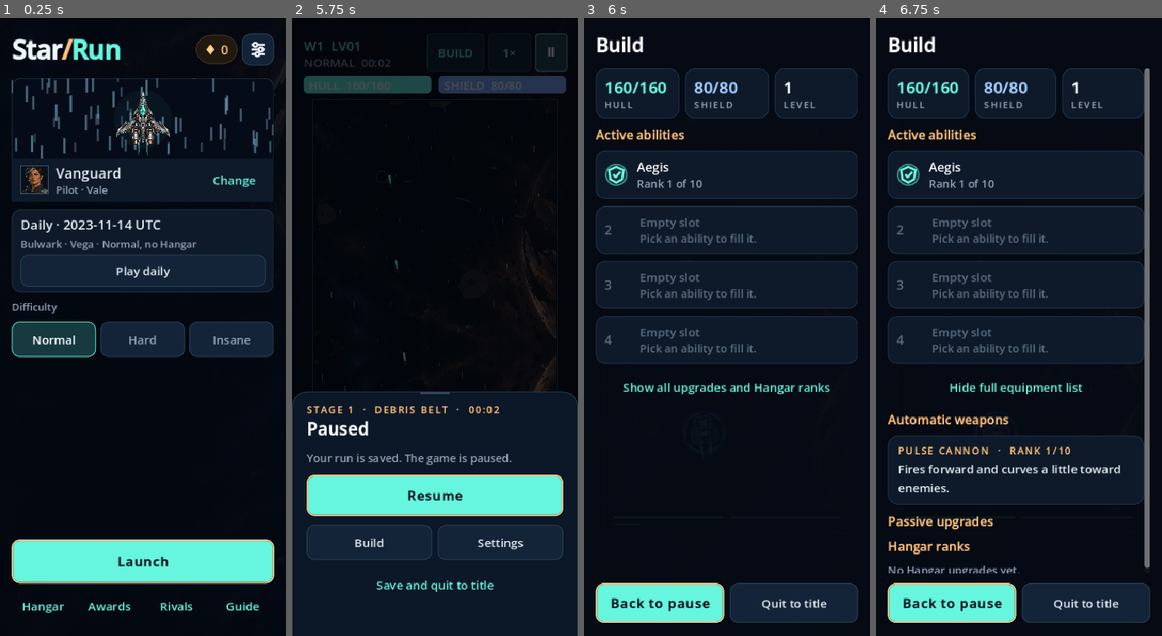
Above: before the commit, frames 1-4 (left to right).
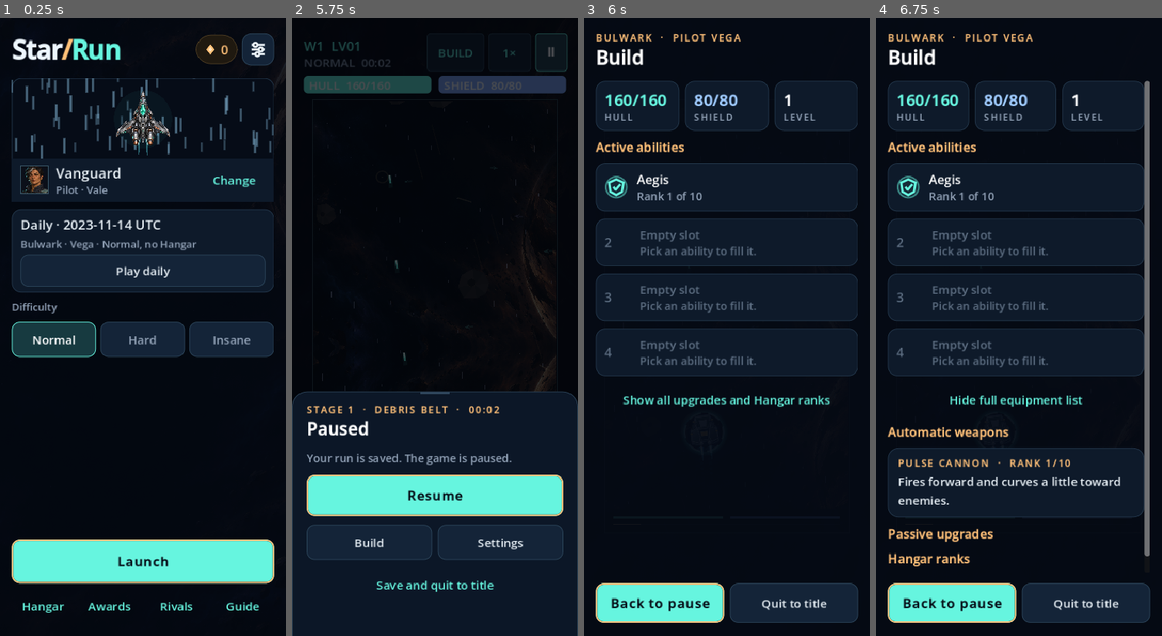
Above: after the commit, the same moments.

Repository: killjoy00/StarRun
Game: Godot game, scene res://scenes/main.tscn
Same seed, same stepped clock (60 frames per second), same inputs: the game is played once before the commit and once after it.
Inputs:
- Up to frame 1 (0.25 s): no input
- Up to frame 2 (5.75 s): click "Play daily" at 0.5 s; click "AEGIS" at 1.25 s; click "Ⅱ" at 2 s; click "BUILD" at 2.75 s; click "1×" at 3.5 s; click "Resume" at 4.25 s; click "Ⅱ" at 5 s
- Up to frame 3 (6 s): click "Build" at 5.75 s
- Up to frame 4 (6.75 s): click "Show all upgrades and Hangar …" at 6.5 s

Frames 1-2 are identical in both runs. In frame 3, 8.7% of the frame differs, in the area x 4-96%, y 2-63%; in frame 4, 13%, in the area x 4-96%, y 2-90%.

Commit message:
Start-world tests and screens; show page eyebrows again
- tests/run.gd: start-world flow, catch-up, auto-pick, payout, saves,
  unlocks per difficulty, old-profile migration, award gating.
- Screenshot matrix: title with the picker, a skipped world's Prototype
  pick, and a catch-up draft.
- Page header eyebrows (for example "Between worlds · step 1 of 2") were
  invisible everywhere: a wrapping label with clip_text collapses to zero
  height. They are single-line now.
- Route screen says "Next: World N" instead of "Stage N".

Co-Authored-By: Claude Opus 5.5 <noreply@anthropic.com>
Claude-Session: https://claude.ai/code/session_01XLfQdCjuL4hZ3Cd4ynAdWc

Diff:
--- a/scripts/main.gd
+++ b/scripts/main.gd
@@ -751,6 +751,9 @@
 	row.add_child(titles)
 	if not eyebrow.is_empty():
 		var over := Kit.caps(titles, eyebrow, Kit.AMBER, 13)
+		# One line, trimmed: a wrapping label with clip_text collapses to
+		# zero height, which hid every page eyebrow.
+		over.autowrap_mode = TextServer.AUTOWRAP_OFF
 		over.clip_text = true
 		over.text_overrun_behavior = TextServer.OVERRUN_TRIM_ELLIPSIS
 	var heading := Kit.label(titles, title, 26, Color.WHITE, true)
@@ -1802,7 +1805,7 @@
 	var body: VBoxContainer = view.body
 	var capped: bool = sim.cards.any(func(card): return str(card.id) == "core_cache")
 	var title := "Remove an upgrade" if banish_mode else ("Choose a reward" if capped else "Choose an upgrade")
-	var eyebrow := ("Catching up  ·  %d more after this" % sim.catch_up_levels) if sim.catch_up_levels > 0 else "Level %d  ·  Stage %d" % [sim.level, sim.stage]
+	var eyebrow := ("Catch-up  ·  %d more after this" % sim.catch_up_levels) if sim.catch_up_levels > 0 else "Level %d  ·  Stage %d" % [sim.level, sim.stage]
 	_page_header(top, eyebrow, title)
 	if banish_mode:
 		Kit.label(top, "Tap one to remove it from this run. %d left." % sim.banishes_left, 16, Kit.DANGER, true)
@@ -2536,7 +2539,7 @@
 	var view := _page(0.95, true, 540.0, 24.0)
 	_page_header(view.top, "Between worlds · step 2 of 2", "Choose your route")
 	var next: Dictionary = sim.content.stages[mini(sim.stage, sim.content.stages.size() - 1)]
-	Kit.label(view.body, "Next: Stage %d, %s. %s" % [sim.stage + 1, str(next.name).capitalize(), str(next.description)], 16, Kit.MUTED, true)
+	Kit.label(view.body, "Next: World %d, %s. %s" % [sim.stage + 1, str(next.name).capitalize(), str(next.description)], 16, Kit.MUTED, true)
 	var routes := [
 		{"id": "repair", "tag": "Defensive", "gain": "Repair 70% hull and refill shield. Next world: take 35% less damage, abilities recharge 15% faster, +15% gun damage while shield is above half.", "cost": "No extra XP or Cores.", "accent": Kit.CYAN},
 		{"id": "overclock", "tag": "All-in", "gain": "Next world: guns hit 35% harder and fire 20% faster.", "cost": "Repair only 10% hull and start at half shield. Hull damage is 20% higher.", "accent": Kit.AMBER},
--- a/scripts/meta_progress.gd
+++ b/scripts/meta_progress.gd
@@ -175,14 +175,14 @@
 	stats.finished_runs = int(stats.finished_runs) + 1
 	var secret: bool = sim.secret_entered and not daily
 	var worlds: int = mini(int(sim.stage_clears), 4) if secret else int(sim.stage_clears)
-	stats.max_world_clears = maxi(int(stats.max_world_clears), worlds)
+	# A win only counts as beating all four worlds when the flight started
+	# at World 1, so a later start can earn the World 1-3 boss awards at most.
+	var full_run: bool = int(sim.start_world) <= 1
+	stats.max_world_clears = maxi(int(stats.max_world_clears), worlds if full_run else mini(worlds, 3))
 	stats.max_world_any = maxi(int(stats.max_world_any), worlds)
 	var by_difficulty: Dictionary = stats.world_clears
 	by_difficulty[str(sim.difficulty)] = maxi(int(by_difficulty.get(str(sim.difficulty), 0)), mini(worlds, 4))
 	stats.world_clears = by_difficulty
-	# A win only counts as beating all four worlds when the flight started
-	# at World 1.
-	var full_run: bool = int(sim.start_world) <= 1
 	if secret and bool(sim.won) and int(sim.stage_clears) == 5:
 		stats.archive_cleared = true
 	stats.max_prototypes = maxi(int(stats.max_prototypes),int(sim.prototypes.size()))
--- a/tests/run.gd
+++ b/tests/run.gd
@@ -54,6 +54,7 @@
 	_test_loadouts()
 	_test_threat_catalog()
 	_test_extended_hangar()
+	_test_start_world()
 	_test_stage_difficulty_and_pressure()
 	_test_four_stage_campaign()
 	_test_boss_components_and_phases()
@@ -1879,6 +1880,61 @@
 	var checkpoint := sim.snapshot()
 	check(Sim.new().restore(checkpoint), "Four-slot builds must restore")
 
+func _test_start_world() -> void:
+	# Starting at World 3: two Prototype picks, one route, then catch-up drafts.
+	var sim := Sim.new(6100, {}, "vanguard")
+	check(sim.begin_at_world(3) and sim.stage == 1 and sim.intermission_step == "prototype" and sim.skipping_worlds(), "A later start opens on a skipped world's Prototype pick")
+	check(sim.skip_prototype() and sim.stage == 2 and sim.intermission_step == "prototype" and sim.stage_clears == 2, "A skipped world's Prototype pick moves straight to the next skipped world")
+	check(sim.skip_prototype() and sim.intermission_step == "route", "The last skipped world asks for the route into the start world")
+	check(sim.choose_route("bounty") and sim.advance_stage() and sim.stage == 3 and not sim.skipping_worlds() and sim.route_choice == "bounty", "The chosen route applies to the start world")
+	check(sim.prototypes.is_empty() and sim.catch_up_levels == int(Sim.START_WORLD_LEVELS[2]) - 1 and sim.pending_levels == sim.catch_up_levels + 3, "Catch-up gives the start world's level-ups, one per warp and the bounty pick")
+	check(sim.payout() == 30 + 2 * Sim.PROTOTYPE_SKIP_CORES, "Skipped worlds pay no Cores")
+	check(is_equal_approx(sim.vanguard_veteran_bonus(), 1.20), "Vanguard's veteran bonus counts the skipped worlds")
+	sim._offer_cards()
+	check(sim.level == 2 and sim.cards.size() >= 3, "Each catch-up draft raises the level by one")
+	var saved := sim.snapshot()
+	var copy := Sim.new()
+	check(copy.restore(saved) and copy.start_world == 3 and copy.catch_up_levels == sim.catch_up_levels, "Start world and catch-up survive save and restore")
+	check(sim.auto_finish_catch_up() and sim.catch_up_levels == 0 and sim.level == int(Sim.START_WORLD_LEVELS[2]) and sim.cards.is_empty(), "Auto-pick finishes every catch-up draft")
+	check(not sim.auto_finish_catch_up(), "Auto-pick is only for catch-up drafts")
+	# A world actually played after a later start pays what it would in a full run.
+	sim.stage_clears = 3
+	var full := Sim.new(6101, {}, "vanguard")
+	full.stage_clears = 3
+	full.kills = sim.kills
+	full.choice_cores = sim.choice_cores
+	check(sim.payout() - full.payout() == -(20 * 2 + 5 * 4), "Only Worlds 1-2 are missing from a World 3 start's payout")
+	var late := Sim.new(6102)
+	late.step()
+	check(not late.begin_at_world(2) and not Sim.new(6103).begin_at_world(1) and not Sim.new(6104).begin_at_world(5), "Later starts only before the first tick and for Worlds 2-4")
+	var daily := Sim.new(6105)
+	daily.daily_day = "2026-11-22"
+	check(not daily.begin_at_world(2), "The Daily always starts at World 1")
+	# Unlocks: one past the best world cleared on that difficulty or a harder one.
+	var profile := {"cores":0, "achievements":{}, "daily_records":{}}
+	Progress.prepare(profile)
+	check(Progress.max_start_world(profile, "normal") == 1, "No later start before World 1 is cleared")
+	var cleared := Sim.new(6106, {}, "vanguard", "rookie", "hard")
+	cleared.stage_clears = 2
+	cleared.ended = true
+	Progress.settle(profile, cleared)
+	check(Progress.max_start_world(profile, "hard") == 3 and Progress.max_start_world(profile, "normal") == 3 and Progress.max_start_world(profile, "insane") == 1, "Clears unlock that difficulty and easier ones")
+	var old := {"cores":0, "achievements":{}, "daily_records":{}, "achievement_stats":{"max_world_clears":2, "hard_wins":0, "insane_wins":1}}
+	Progress.prepare(old)
+	check(Progress.max_start_world(old, "normal") == 4 and Progress.max_start_world(old, "hard") == 4 and Progress.max_start_world(old, "insane") == 4, "Older profiles keep their progress")
+	var older := {"cores":0, "achievements":{}, "daily_records":{}, "achievement_stats":{"max_world_clears":2}}
+	Progress.prepare(older)
+	check(Progress.max_start_world(older, "normal") == 3 and Progress.max_start_world(older, "hard") == 1, "Older profiles credit their best clears to Normal")
+	# A win from a later start is not a full four-world win.
+	var short_win := Sim.new(6107, {}, "vanguard")
+	short_win.begin_at_world(2)
+	short_win.stage_clears = 4
+	short_win.won = true
+	short_win.ended = true
+	var winner := {"cores":0, "achievements":{}, "daily_records":{}}
+	Progress.settle(winner, short_win)
+	check(int(winner.achievement_stats.victories) == 0 and not winner.achievements.has("fourth_boss") and int(winner.achievement_stats.world_clears.normal) == 4, "A win from World 2 does not count as beating all four worlds")
+
 func _test_extended_hangar() -> void:
 	# Ranks below the original cap keep their original price; extended ranks cost more.
 	var hull: Dictionary = Catalog.entry("hull")
--- a/tests/screenshot_harness.gd
+++ b/tests/screenshot_harness.gd
@@ -15,10 +15,10 @@
 
 const SIZES := [Vector2i(375, 667), Vector2i(390, 844), Vector2i(1280, 800)]
 const SCREENS := [
-	"menu", "achievements", "daily-results", "settings", "briefing",
+	"menu", "menu-start-world", "achievements", "daily-results", "settings", "briefing",
 	"hangar-hull", "hangar-weapons", "hangar-abilities",
 	"ships", "pilots", "artifacts", "combat-1", "combat-4",
-	"cards", "cards-banish", "cards-maxed", "evolution", "fusion", "paused", "build",
+	"cards", "cards-banish", "cards-maxed", "cards-catch-up", "prototypes-skipped", "evolution", "fusion", "paused", "build",
 	"stage-clear", "prototypes", "route",
 	"results-loss", "results-win", "rival-intro", "rival-retired", "rival-journal",
 	"opening-warning", "opening-strike", "merchant-signal", "merchant-shop", "merchant-confirm", "merchant-receipt", "beam-tutorial", "beam-charging", "beam-canceled", "endless-clear",
@@ -114,6 +114,23 @@
 	match screen:
 		"menu":
 			scene._show_menu()
+		"menu-start-world":
+			scene.profile.achievement_stats.world_clears = {"normal":3}
+			scene.profile.start_world = 3
+			scene._show_menu()
+			scene.profile.achievement_stats.world_clears = {"normal":0}
+			scene.profile.start_world = 1
+		"cards-catch-up":
+			scene.sim.begin_at_world(3)
+			scene.sim.skip_prototype()
+			scene.sim.skip_prototype()
+			scene.sim.choose_route("repair")
+			scene.sim.advance_stage()
+			scene.sim._offer_cards()
+			scene._show_cards(false)
+		"prototypes-skipped":
+			scene.sim.begin_at_world(3)
+			scene._show_prototypes()
 		"achievements":
 			scene._show_achievements()
 		"daily-results":
